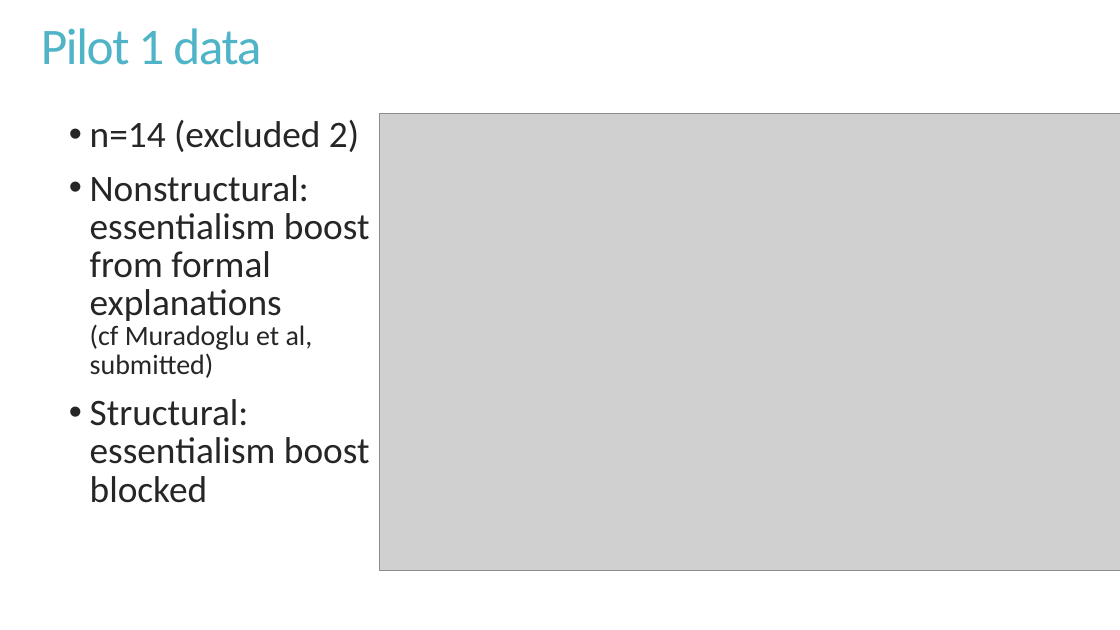
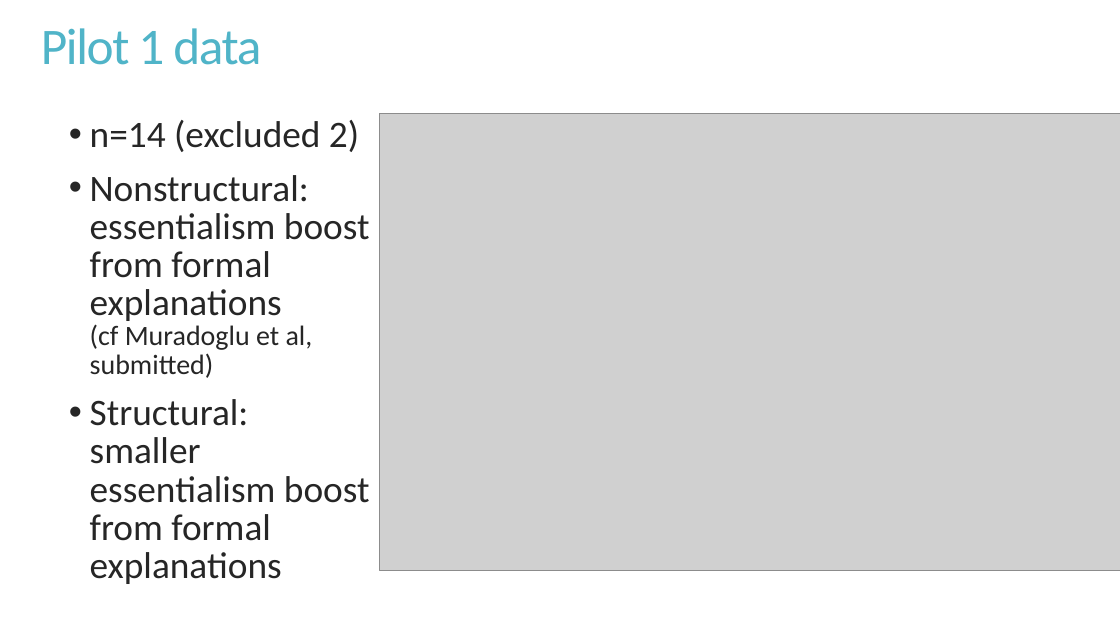
Before and after one commit to mariannazhang/structuralblocking, a slide deck: slide 14 of manuscript/FYP_pilot_2_3.24.19.pptx. Drawn at 1120x630 pixels with LibreOffice and Linux fonts; fonts in the diff are those of the drawing; grey boxes stand for pictures. Boxes give left, top, right and bottom in pixels: in the first picture for what was removed or moved away, otherwise in the second. Text is boxed around its words. In the diff, an @@ line names an element or a change of style, - is before the commit and + after.

Commit message:
analysis for pilot 2.1-2.3, power analysis for final data collection

```diff
--- a/manuscript/FYP_pilot_2_3.24.19.pptx
+++ b/manuscript/FYP_pilot_2_3.24.19.pptx
@@ text at <box>90,399,370,584</box>: text changed @@
-• Structural: essentialism boost blocked
+• Structural:
+  smaller essentialism boost from formal explanations
```
Also in this commit, not shown: 10 other slides changed, 12 slides added, 2 slides removed, 30 other files.
